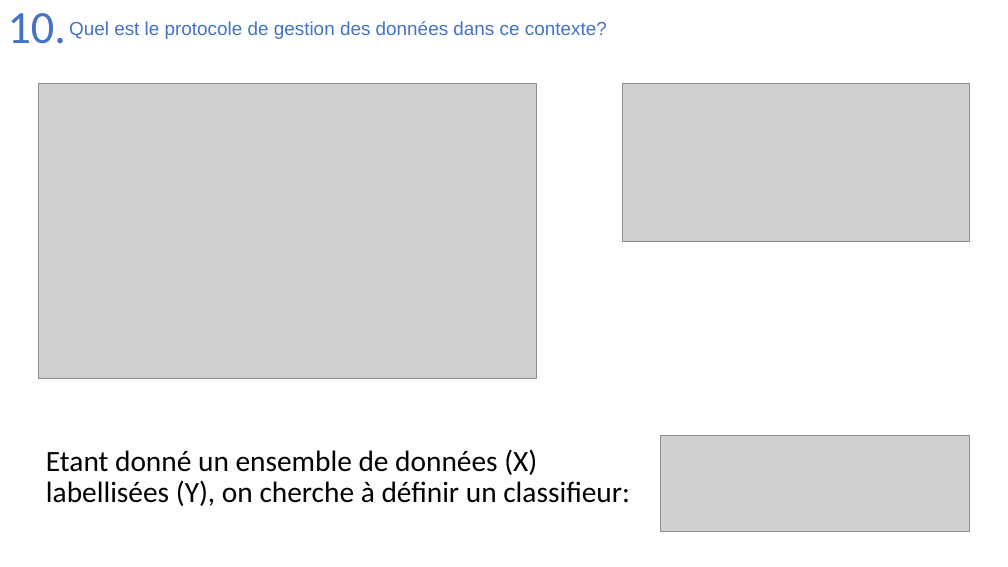
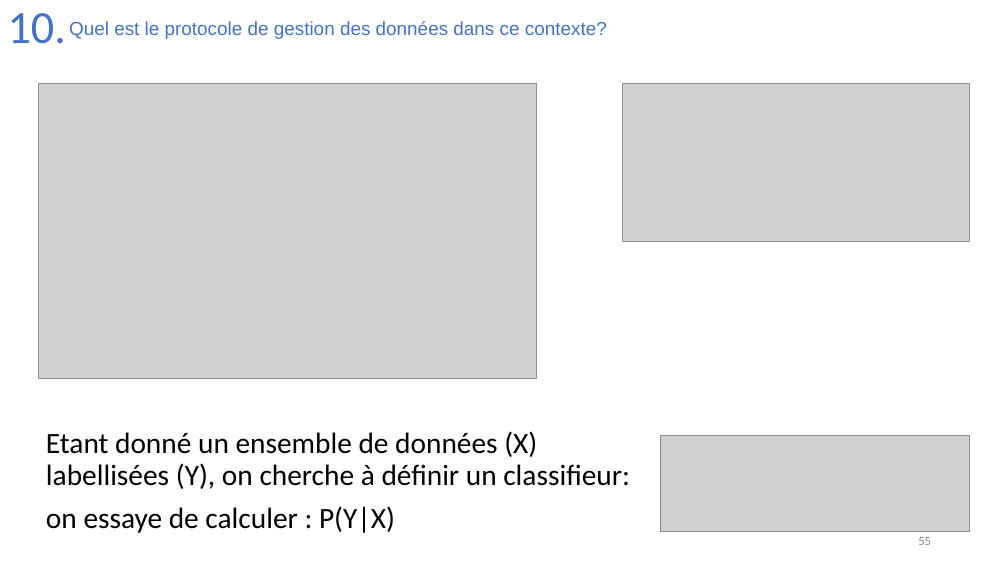
Before and after one commit to Joao-Quinta/Uni3eme, a slide deck: slide 55 of intelligenceArtificielle/Intelligence_artificielle_exam.pptx (slide 51 before the commit). Drawn at 1008x567 pixels with LibreOffice and Linux fonts; fonts in the diff are those of the drawing; grey boxes stand for pictures. Boxes give left, top, right and bottom in pixels: in the first picture for what was removed or moved away, otherwise in the second. Text is boxed around its words. In the diff, an @@ line names an element or a change of style, - is before the commit and + after.

```diff
--- a/intelligenceArtificielle/Intelligence_artificielle_exam.pptx
+++ b/intelligenceArtificielle/Intelligence_artificielle_exam.pptx
@@ text "Etant donné un ensemble de ...": place and size @@
-text "Etant donné un ensemble de ..." at (46, 449, 630, 506)
+text "Etant donné un ensemble de ..." at (46, 431, 630, 533)
@@ text at (46, 506, 395, 533): paragraph added @@
+on essaye de calculer : P(Y|X)
@@ page number added at (918, 537, 931, 545), 12 pt, text #8C8C8C @@
+55
```
Also in this commit, not shown: 68 other slides changed, 11 slides added, 1 slide removed.
